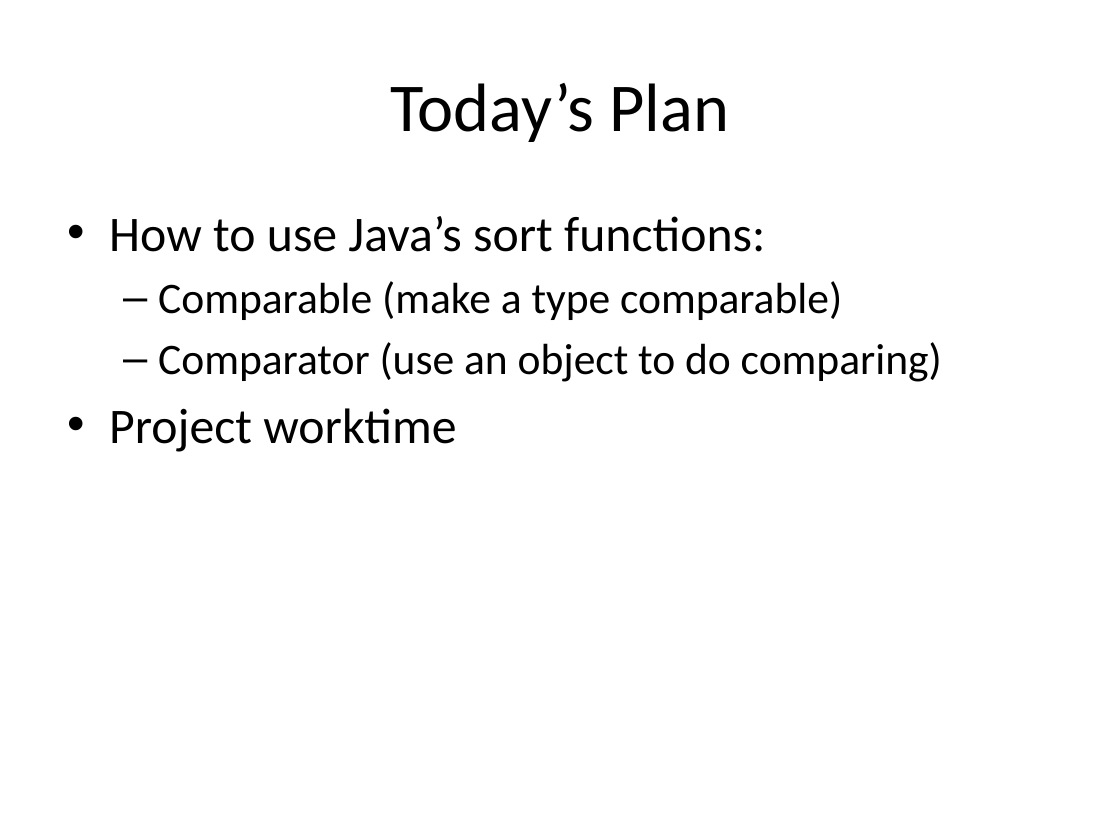
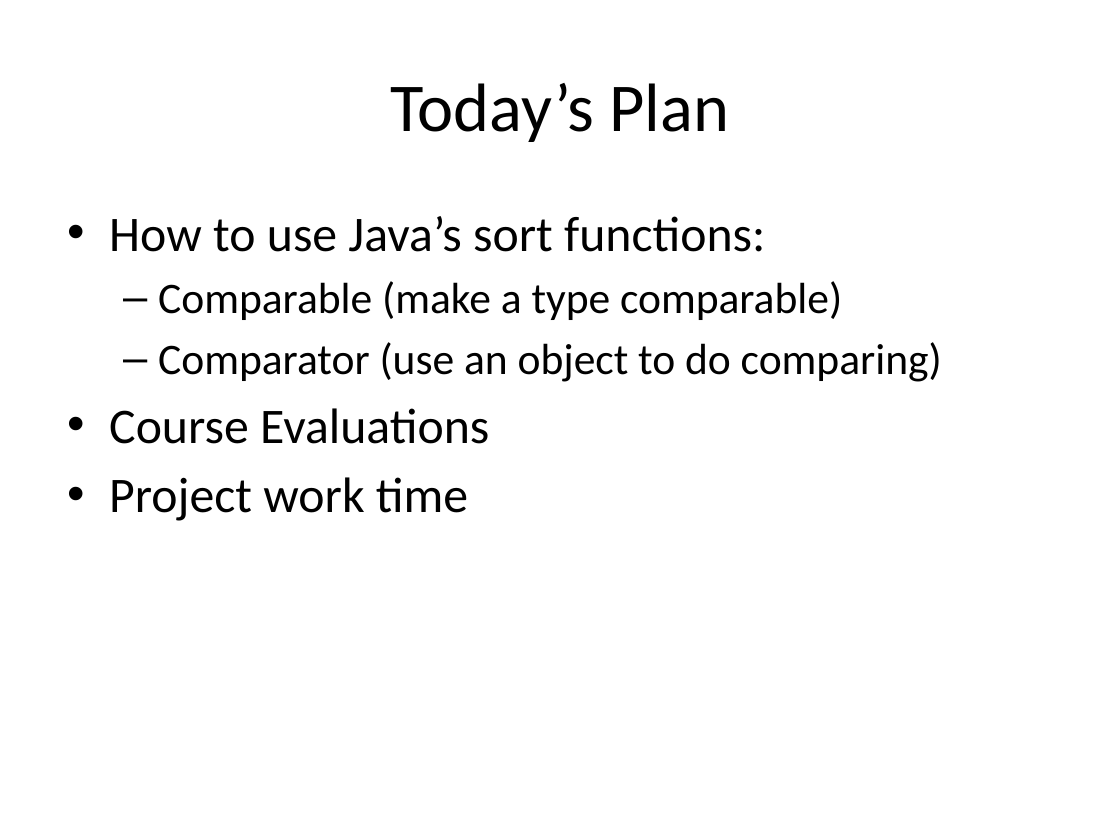
Before and after one commit to RHIT-CSSE/csse220, a slide deck: slide 2 of ClassMaterials/ComparableAndComparators/Slides/Part1-ComparableComparator.pptx. Drawn at 1120x840 pixels with LibreOffice and Linux fonts; fonts in the diff are those of the drawing. Boxes give left, top, right and bottom in pixels: in the first picture for what was removed or moved away, otherwise in the second. Text is boxed around its words. In the diff, an @@ line names an element or a change of style, - is before the commit and + after.

```diff
--- a/ClassMaterials/ComparableAndComparators/Slides/Part1-ComparableComparator.pptx
+++ b/ClassMaterials/ComparableAndComparators/Slides/Part1-ComparableComparator.pptx
@@ text at [109, 408, 489, 521]: text changed @@
-• Project worktime
+• Course Evaluations
+• Project work time
```
Also in this commit, not shown: 1 other slide changed, 2 slides added, 1 other file.
